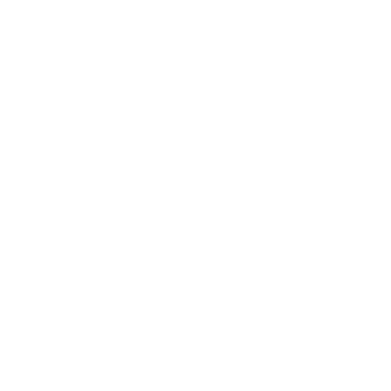
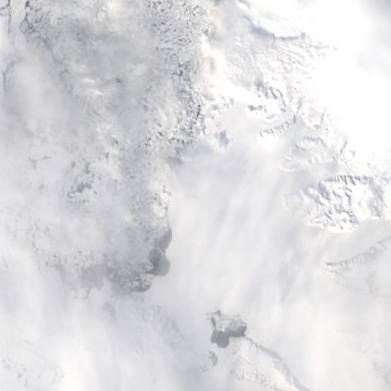
Comparing the layer stacks of the two 391 × 391 images. Changes:
added layer "019_baffin_bay_100km_20110506.terra.truecolor.250m" above "Background" over [0, 0, 391, 391]
